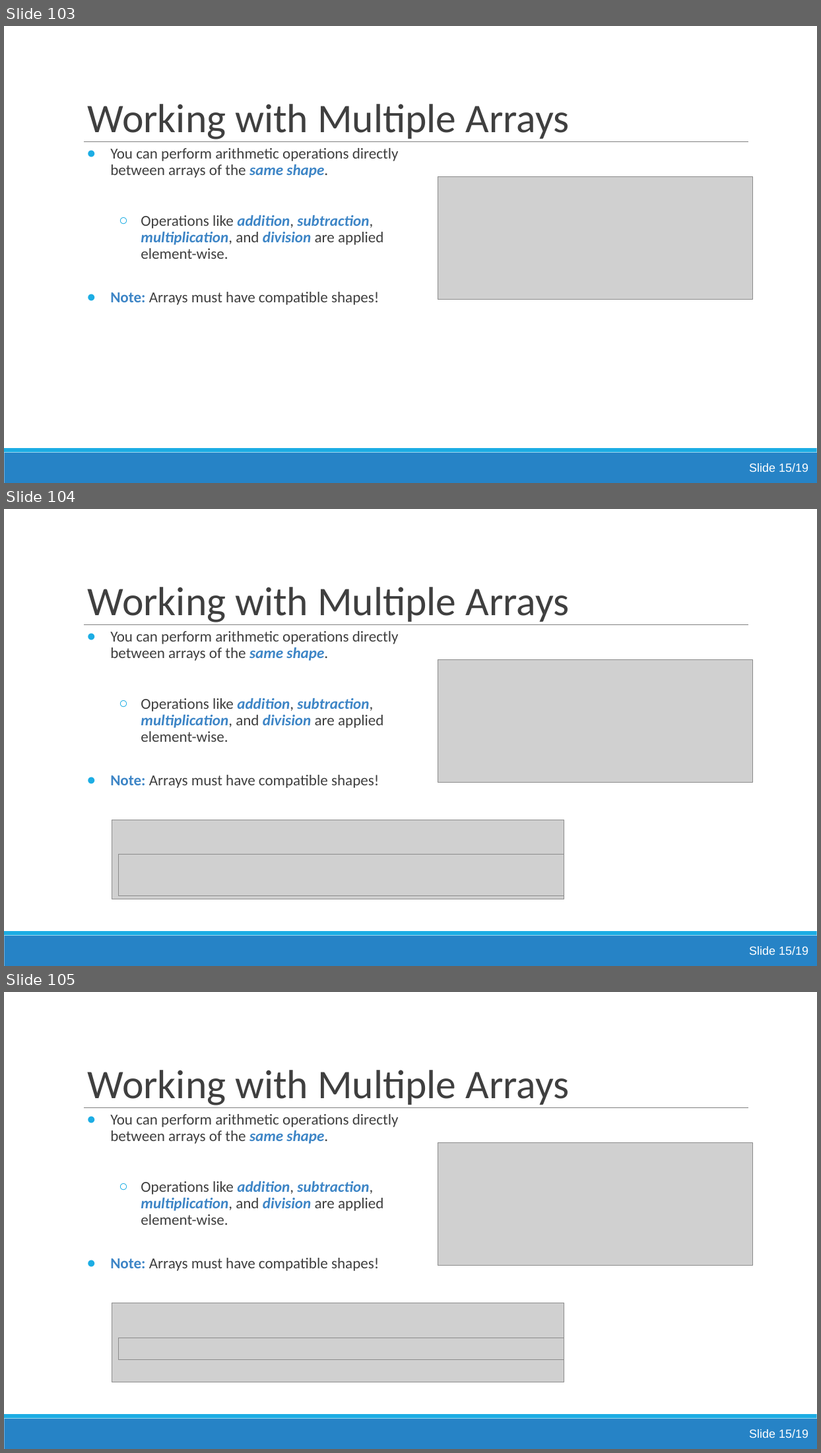
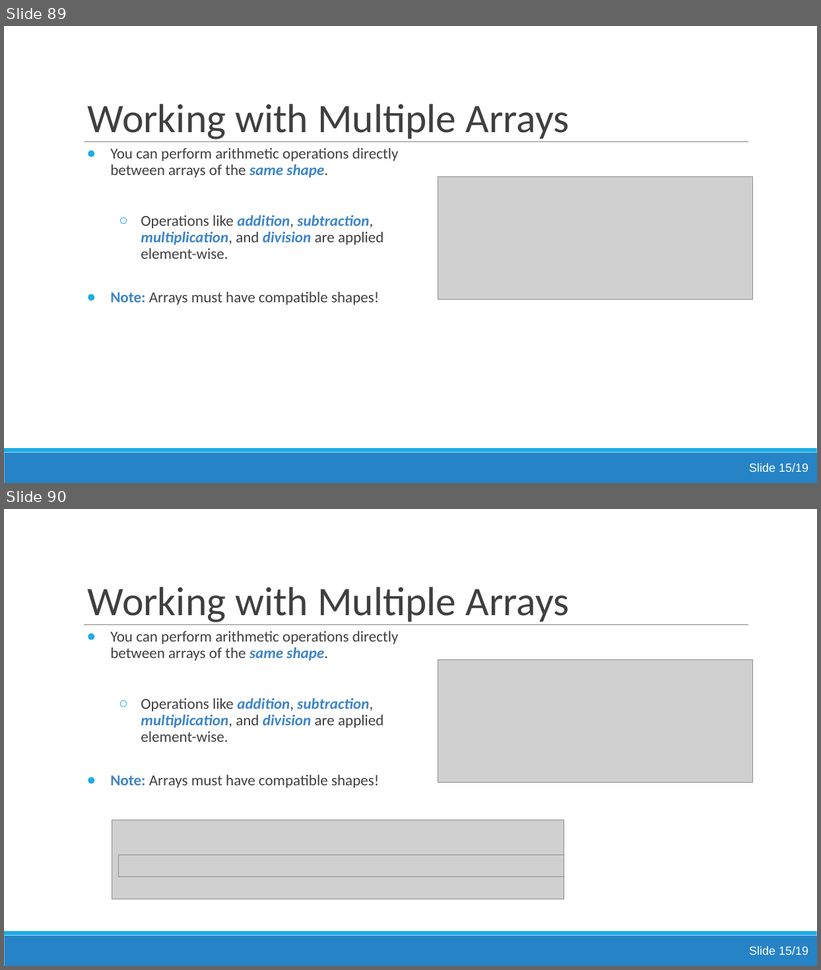
Before and after one commit to jsmartinstats/SCIF10002-2026, a slide deck: 07/Lecture6_numpy.pptx. Shown one above the other, each under a label of ours: slides 103, 104 and 105 before the commit, slides 89 and 90 after it. The pictures are 821x1453 and 821x970 pixels, drawn with LibreOffice and Linux fonts; fonts in the diff are those of the drawing; grey boxes stand for pictures. Boxes give left, top, right and bottom in pixels: in the first picture for what was removed or moved away, otherwise in the second. Text is boxed around its words. In the diff, an @@ line names an element or a change of style, - is before the commit and + after.

```diff
--- a/07/Lecture6_numpy.pptx
+++ b/07/Lecture6_numpy.pptx
@@ slide 104 removed at bbox=[4, 509, 817, 966], background #FFFFFF; not listed: 3 template elements that a slide beside it also shows @@
@@ title removed at bbox=[88, 587, 569, 625] @@
-Working with Multiple Arrays
@@ text removed at bbox=[110, 631, 399, 788] @@
-● You can perform arithmetic operations directly between arrays of the same shape.
-  ○ Operations like addition, subtraction, multiplication, and division are applied element-wise.
-● Note: Arrays must have compatible shapes!
@@ picture removed at bbox=[438, 659, 753, 783] @@
@@ picture removed at bbox=[112, 820, 564, 900] @@
@@ picture removed at bbox=[119, 855, 564, 896] @@
@@ text removed at bbox=[749, 947, 809, 955] @@
-Slide 15/19
@@ what was slide 103 is now slide 89 @@
@@ what was slide 105 is now slide 90 @@
```
Also in this commit, not shown: 3 slides changed, 14 other slides removed, 4 other files.
